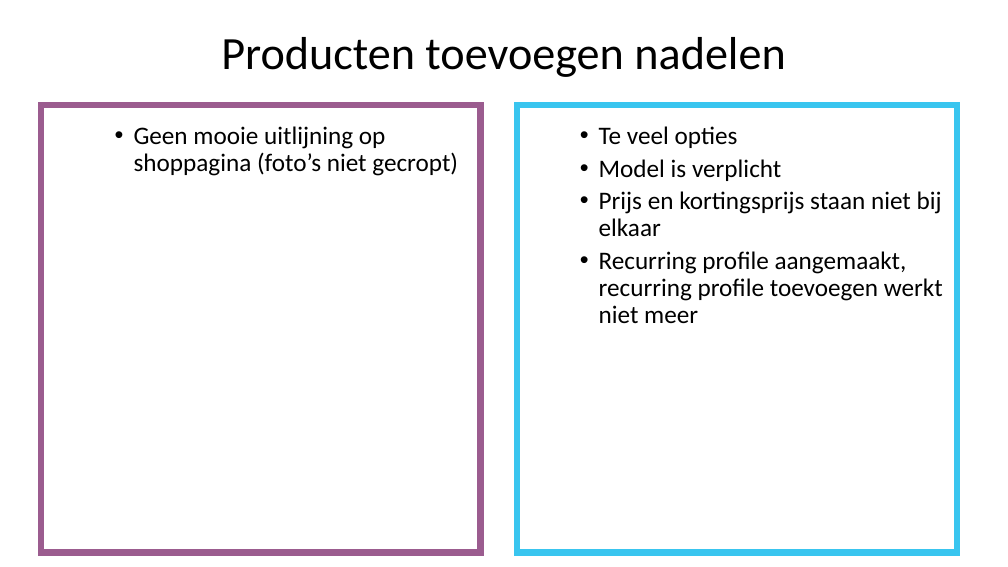
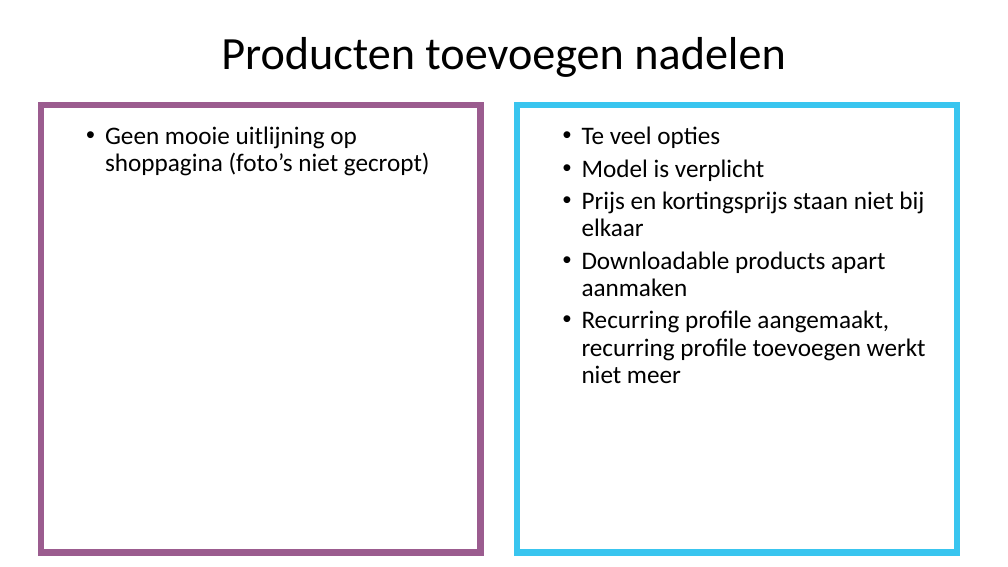
Before and after one commit to SarahJehin/WebResearch, a slide deck: slide 9 of vergelijkende_studie/Vergelijkende studie.pptx (slide 20 before the commit). Drawn at 1008x567 pixels with LibreOffice and Linux fonts; fonts in the diff are those of the drawing. Boxes give left, top, right and bottom in pixels: in the first picture for what was removed or moved away, otherwise in the second. Text is boxed around its words. In the diff, an @@ line names an element or a change of style, - is before the commit and + after.

Commit message:
opencart returns, downloadable product, presentation

```diff
--- a/vergelijkende_studie/Vergelijkende studie.pptx
+++ b/vergelijkende_studie/Vergelijkende studie.pptx
@@ text "Geen mooie uitlijning op shoppagina ...": place and size @@
-text "Geen mooie uitlijning op shoppagina ..." at [134,126,458,176]
+text "Geen mooie uitlijning op shoppagina ..." at [105,126,430,176]
@@ text "Te veel opties": place and size @@
-text "Te veel opties" at [599,126,943,323]
+text "Te veel opties" at [582,126,926,383]
@@ text at [582,251,886,296]: paragraph added @@
+  • Downloadable products apart aanmaken
```
Also in this commit, not shown: 6 other slides changed, 8 slides added, 3 slides removed, 2 other files.
